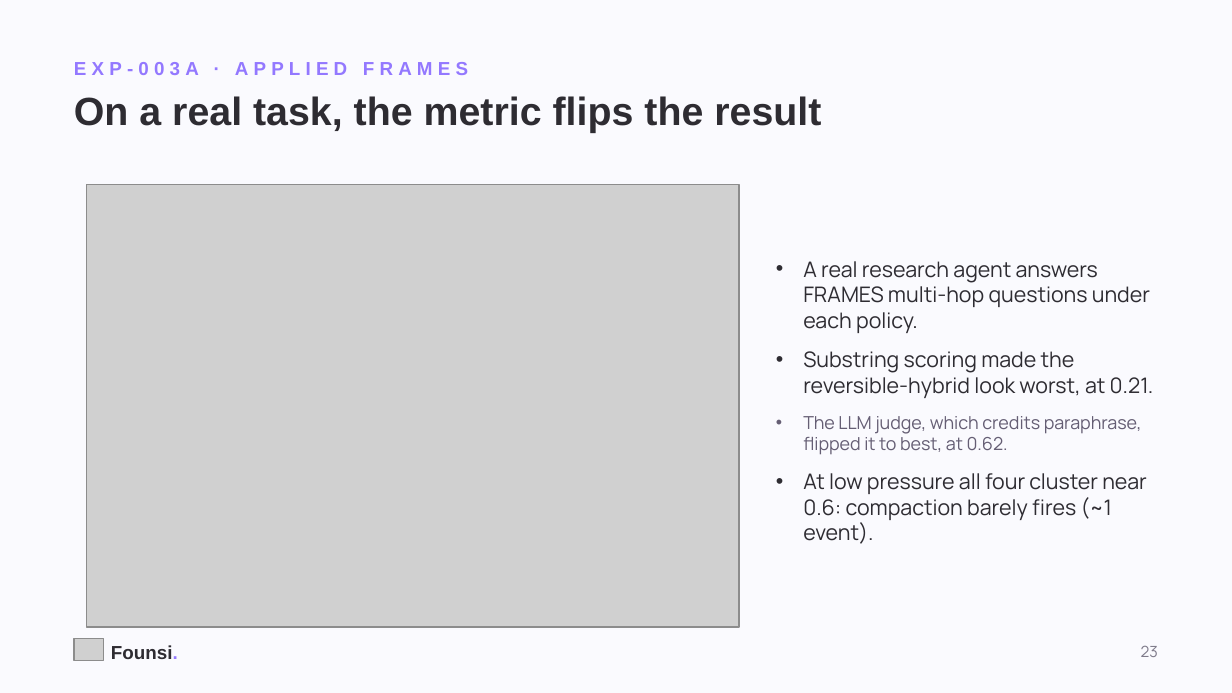
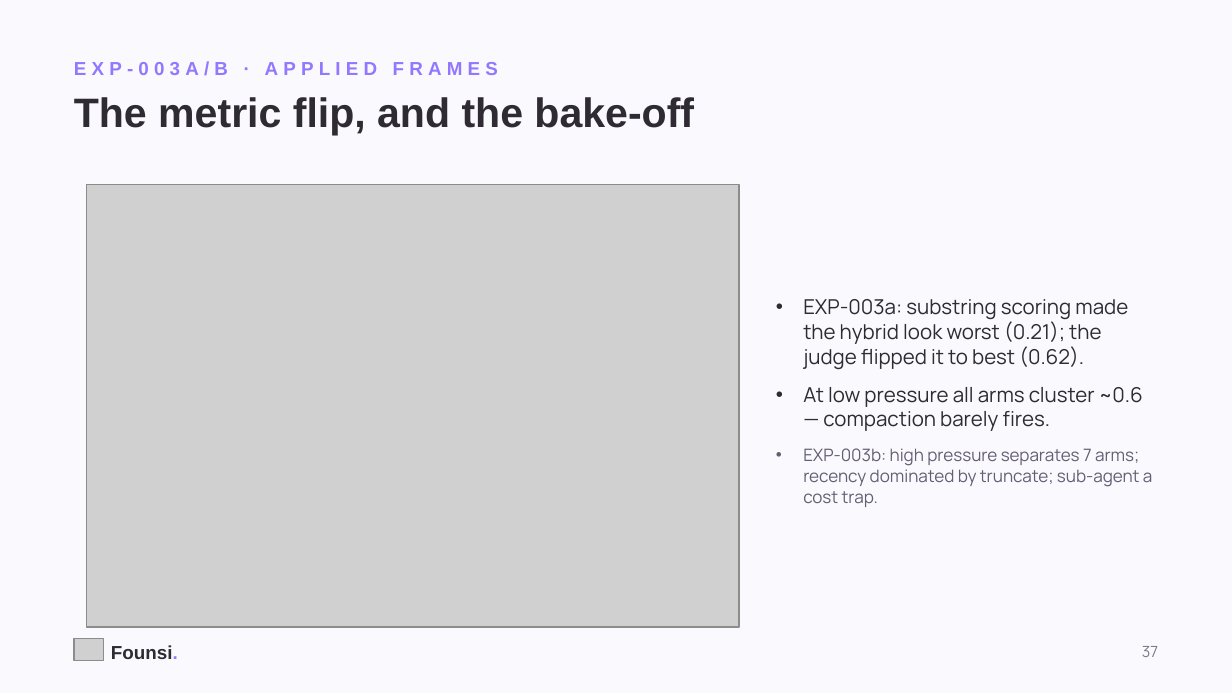
Before and after one commit to kanishkpatel1995/agent-harness, a slide deck: slide 37 of presentation/founsi-context-engineering.pptx (slide 23 before the commit). Drawn at 1232x693 pixels with LibreOffice and Linux fonts; fonts in the diff are those of the drawing; grey boxes stand for pictures. Boxes give left, top, right and bottom in pixels: in the first picture for what was removed or moved away, otherwise in the second. Text is boxed around its words. In the diff, an @@ line names an element or a change of style, - is before the commit and + after.

```diff
--- a/presentation/founsi-context-engineering.pptx
+++ b/presentation/founsi-context-engineering.pptx
@@ text at bbox=[74, 61, 498, 76]: text changed @@
-EXP-003A · APPLIED FRAMES
+EXP-003A/B · APPLIED FRAMES
@@ text at bbox=[74, 97, 694, 135]: text changed; size 23 to 24 pt @@
-On a real task, the metric flips the result
+The metric flip, and the bake-off
@@ text at bbox=[803, 299, 1153, 507]: text changed; size 12.5 to 12 pt @@
-• A real research agent answers FRAMES multi-hop questions under each policy.
-• Substring scoring made the reversible-hybrid look worst, at 0.21.
-• The LLM judge, which credits paraphrase, flipped it to best, at 0.62.
-• At low pressure all four cluster near 0.6: compaction barely fires (~1 event).
+• EXP-003a: substring scoring made the hybrid look worst (0.21); the judge flipped it to best (0.62).
+• At low pressure all arms cluster ~0.6 — compaction barely fires.
+• EXP-003b: high pressure separates 7 arms; recency dominated by truncate; sub-agent a cost trap.
@@ text at bbox=[1142, 646, 1158, 657]: text changed @@
-23
+37
```
Also in this commit, not shown: 15 other slides changed, 24 slides added, 12 slides removed, 1 other file.
